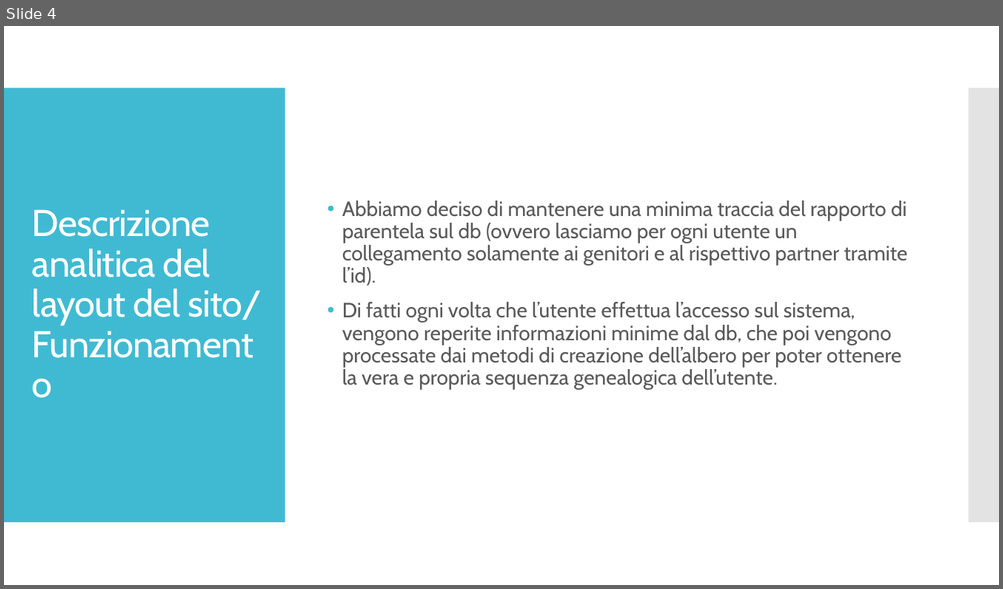
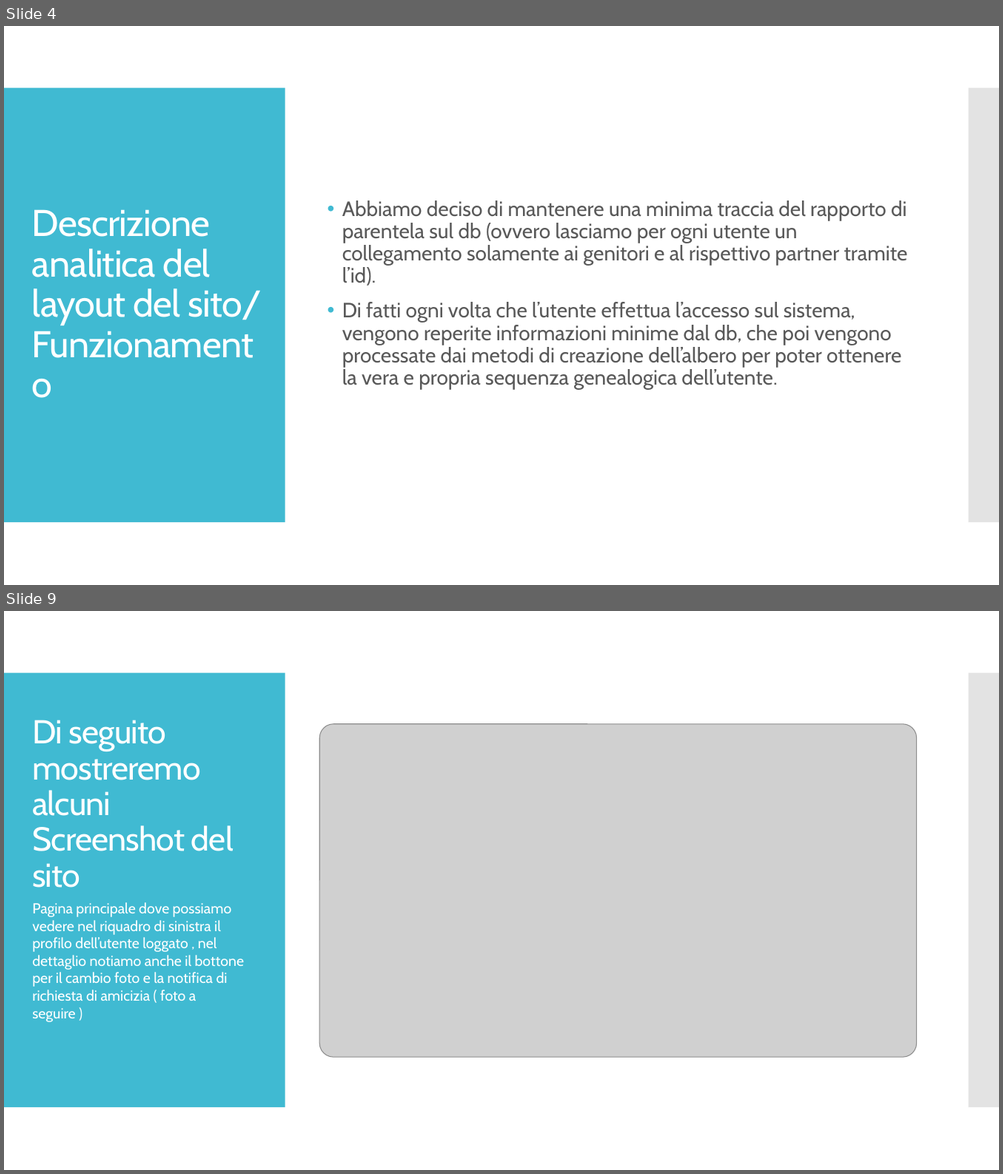
Before and after one commit to francar93/genealogytree, a slide deck: Presentazione idw.pptx. Shown one above the other, each under a label of ours: slide 4 before the commit, slides 4 and 9 after it; the slides between them are not shown. The pictures are 1003x589 and 1003x1174 pixels, drawn with LibreOffice and Linux fonts; fonts in the diff are those of the drawing; grey boxes stand for pictures. Boxes give left, top, right and bottom in pixels: in the first picture for what was removed or moved away, otherwise in the second. Text is boxed around its words. In the diff, an @@ line names an element or a change of style, - is before the commit and + after.

```diff
--- a/Presentazione idw.pptx
+++ b/Presentazione idw.pptx
@@ slide 9 added at bbox=[4, 611, 999, 1170], background #FFFFFF; not listed: 2 template elements that a slide beside it also shows @@
@@ title added at bbox=[32, 720, 233, 888], 32 pt, text #FFFFFF @@
+Di seguito mostreremo alcuni Screenshot del sito
@@ picture added at bbox=[319, 724, 916, 1058] @@
@@ text added at bbox=[32, 903, 244, 1022], 14 pt, text #FFFFFF @@
+Pagina principale dove possiamo vedere nel riquadro di sinistra il profilo dell’utente loggato , nel dettaglio notiamo anche il bottone per il cambio foto e la notifica di richiesta di amicizia ( foto a seguire )
```
Also in this commit, not shown: 4 other slides added, 4 other files.
